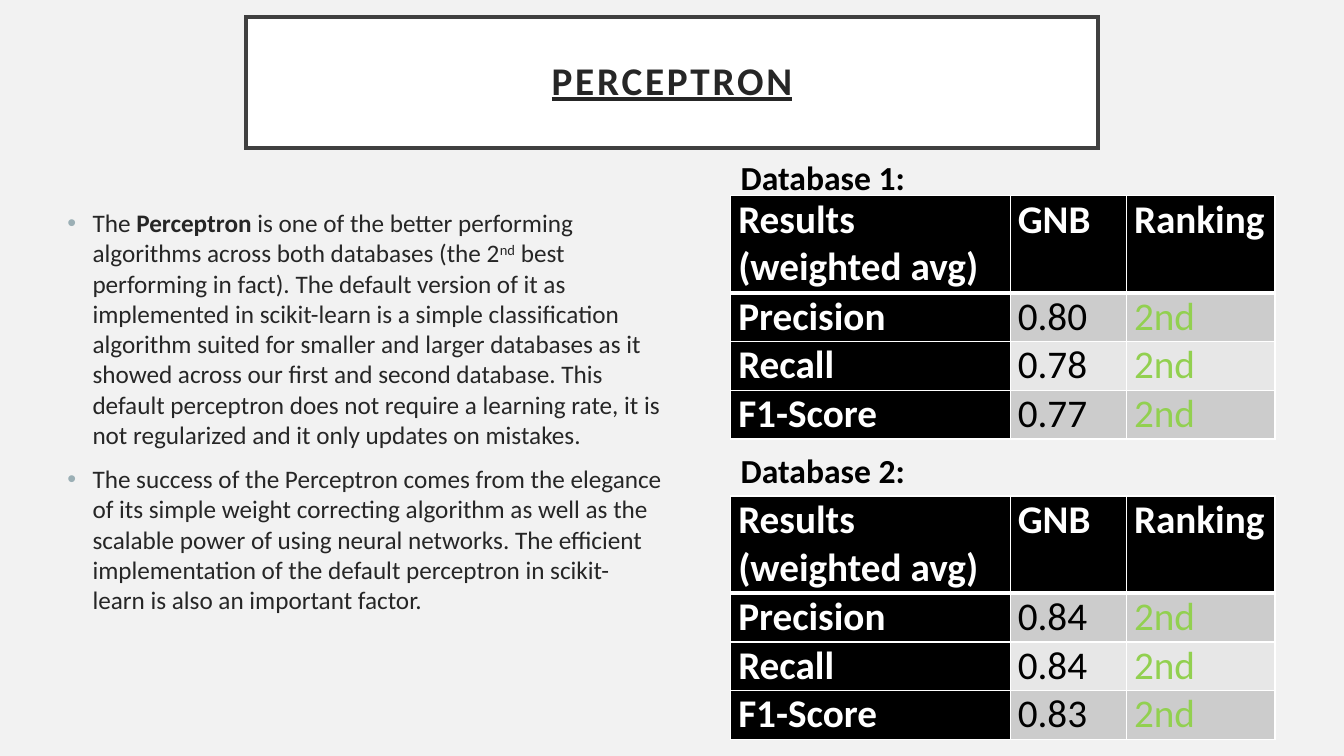
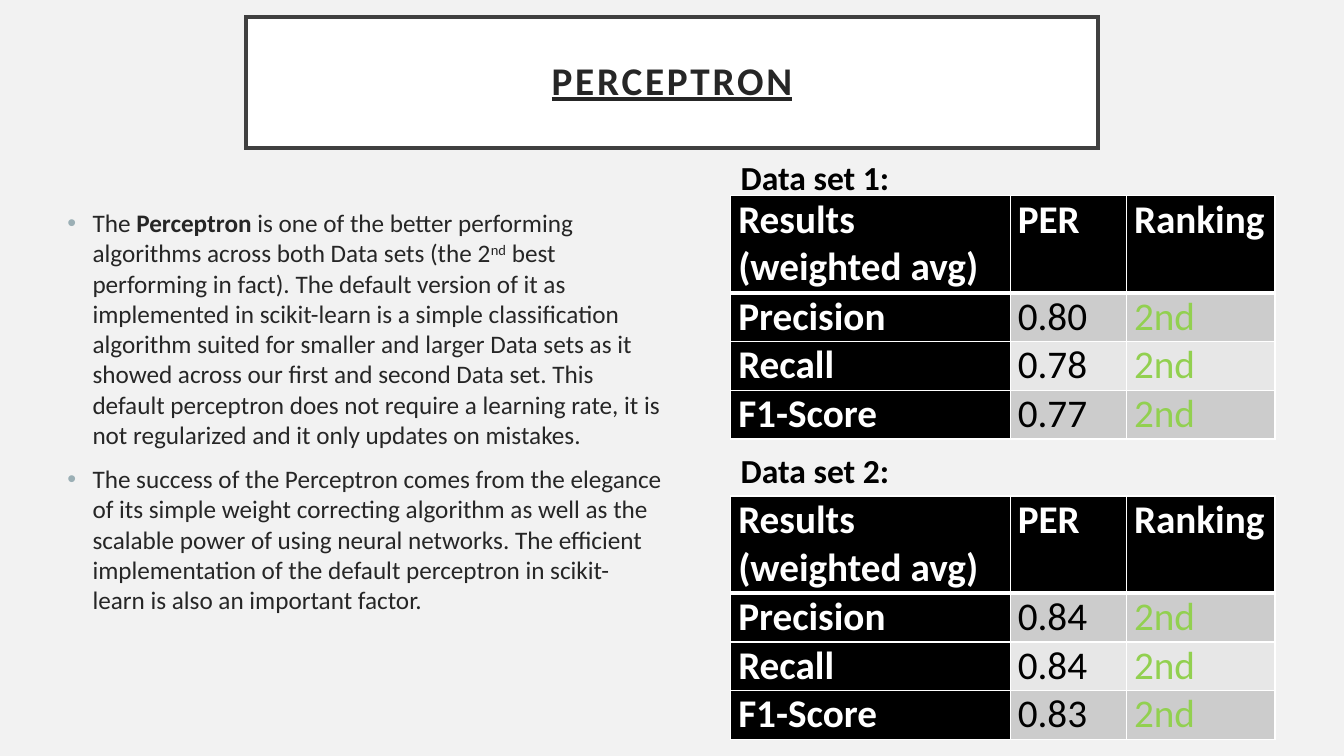
Before and after one commit to patnunes/COMP472, a slide deck: slide 11 of Result_Analysis.pptx. Drawn at 1344x756 pixels with LibreOffice and Linux fonts; fonts in the diff are those of the drawing. Boxes give left, top, right and bottom in pixels: in the first picture for what was removed or moved away, otherwise in the second. Text is boxed around its words. In the diff, an @@ line names an element or a change of style, - is before the commit and + after.

```diff
--- a/Result_Analysis.pptx
+++ b/Result_Analysis.pptx
@@ text at bbox=[741, 168, 889, 198]: text changed @@
-Database 1:
+Data set 1:
@@ table at bbox=[731, 196, 1274, 439] @@
-row 1, column 2: GNB
+row 1, column 2: PER
@@ text at bbox=[93, 214, 660, 449]: text changed @@
-• The Perceptron is one of the better performing algorithms across both databases (the 2nd best performing in fact). The default version of it as implemented in scikit-learn is a simple classification algorithm suited for smaller and larger databases as it showed across our first and second database. This default perceptron does not require a learning rate, it is not regularized and it only updates on mistakes.
+• The Perceptron is one of the better performing algorithms across both Data sets (the 2nd best performing in fact). The default version of it as implemented in scikit-learn is a simple classification algorithm suited for smaller and larger Data sets as it showed across our first and second Data set. This default perceptron does not require a learning rate, it is not regularized and it only updates on mistakes.
@@ text at bbox=[741, 461, 889, 484]: text changed @@
-Database 2:
+Data set 2:
@@ table at bbox=[731, 496, 1274, 739] @@
-row 1, column 2: GNB
+row 1, column 2: PER
```
Also in this commit, not shown: 14 other slides changed.
